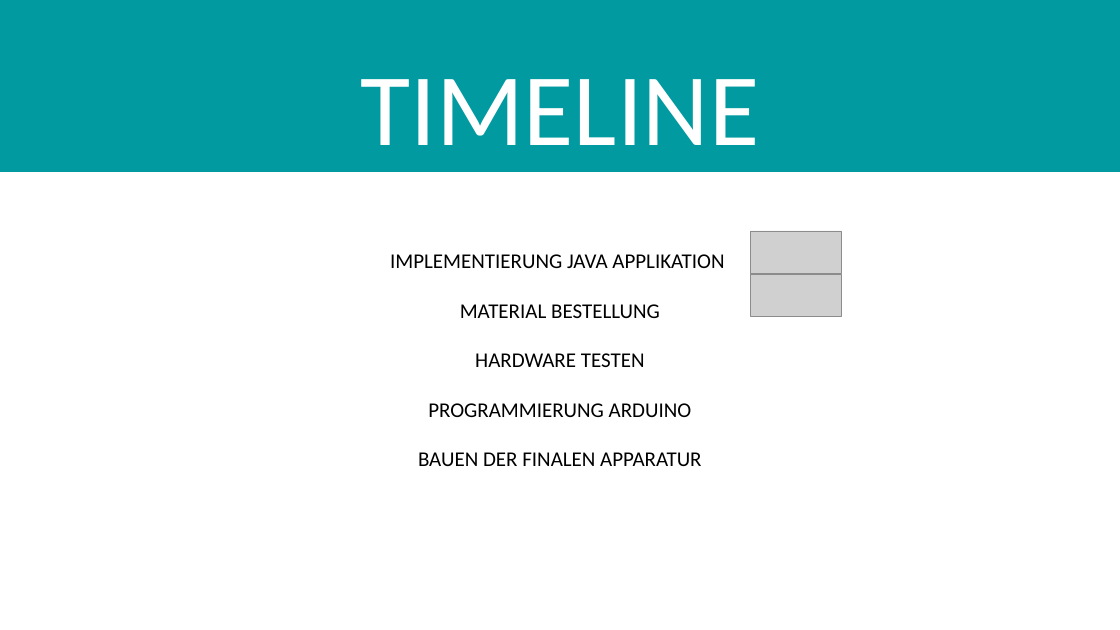
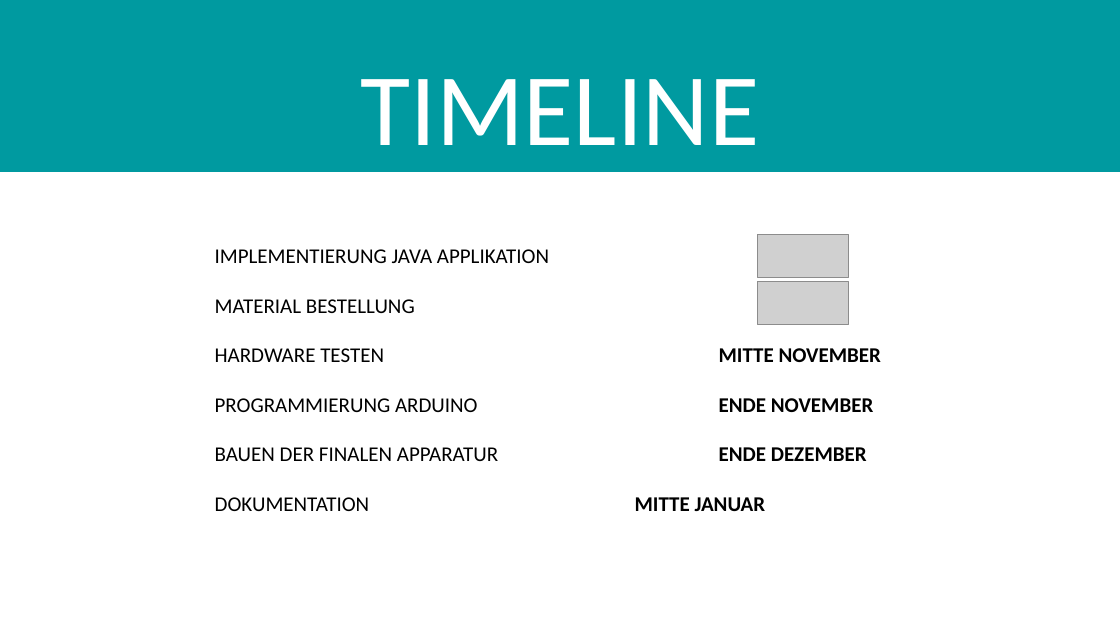
Before and after one commit to samuelemde/arduist, a slide deck: slide 7 of data/Präsi/Arduist.pptx (slide 6 before the commit). Drawn at 1120x630 pixels with LibreOffice and Linux fonts; fonts in the diff are those of the drawing; grey boxes stand for pictures. Boxes give left, top, right and bottom in pixels: in the first picture for what was removed or moved away, otherwise in the second. Text is boxed around its words. In the diff, an @@ line names an element or a change of style, - is before the commit and + after.

Commit message:
Updated presentation

```diff
--- a/data/Präsi/Arduist.pptx
+++ b/data/Präsi/Arduist.pptx
@@ subtitle "IMPLEMENTIERUNG JAVA APPLIKATION": place and size @@
-subtitle "IMPLEMENTIERUNG JAVA APPLIKATION" at (390, 254, 724, 466)
+subtitle "IMPLEMENTIERUNG JAVA APPLIKATION" at (215, 249, 881, 511)
@@ picture: place and size @@
-picture at (750, 231, 841, 274)
+picture at (758, 234, 849, 277)
@@ subtitle at (215, 249, 549, 313): alignment centre to left @@
@@ picture: place and size @@
-picture at (750, 274, 841, 317)
+picture at (758, 281, 849, 324)
@@ subtitle at (215, 348, 881, 511): text changed @@
-HARDWARE TESTEN
-PROGRAMMIERUNG ARDUINO
-BAUEN DER FINALEN APPARATUR
+HARDWARE TESTEN MITTE NOVEMBER
+PROGRAMMIERUNG ARDUINO ENDE NOVEMBER
+BAUEN DER FINALEN APPARATUR ENDE DEZEMBER
+DOKUMENTATION MITTE JANUAR
```
Also in this commit, not shown: 1 slide added.
